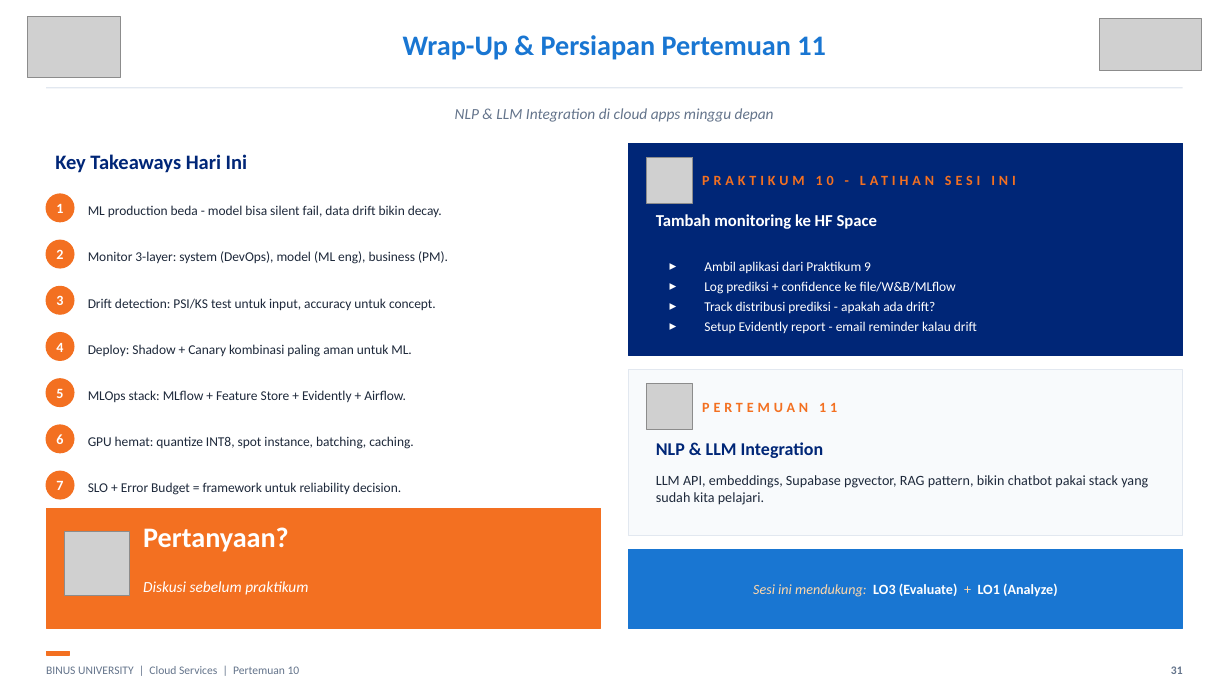
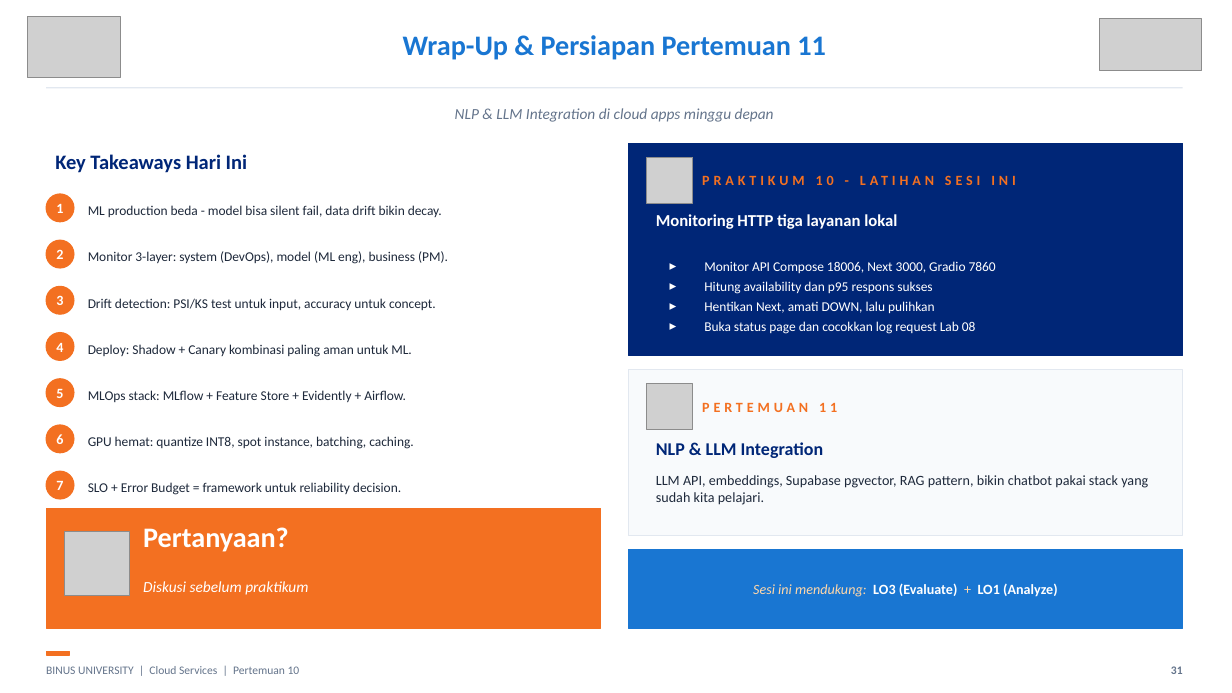
Before and after one commit to SeedFlora/meet10CloudService, a slide deck: slide 31 of slides/Teori_Pertemuan_10.pptx. Drawn at 1232x693 pixels with LibreOffice and Linux fonts; fonts in the diff are those of the drawing; grey boxes stand for pictures. Boxes give left, top, right and bottom in pixels: in the first picture for what was removed or moved away, otherwise in the second. Text is boxed around its words. In the diff, an @@ line names an element or a change of style, - is before the commit and + after.

```diff
--- a/slides/Teori_Pertemuan_10.pptx
+++ b/slides/Teori_Pertemuan_10.pptx
@@ text at [656,214,897,229]: text changed @@
-Tambah monitoring ke HF Space
+Monitoring HTTP tiga layanan lokal
@@ text at [704,261,996,334]: text changed @@
-▸ Ambil aplikasi dari Praktikum 9
-▸ Log prediksi + confidence ke file/W&B/MLflow
-▸ Track distribusi prediksi - apakah ada drift?
-▸ Setup Evidently report - email reminder kalau drift
+▸ Monitor API Compose 18006, Next 3000, Gradio 7860
+▸ Hitung availability dan p95 respons sukses
+▸ Hentikan Next, amati DOWN, lalu pulihkan
+▸ Buka status page dan cocokkan log request Lab 08
```
Also in this commit, not shown: 1 other slide changed, 6 other files.
